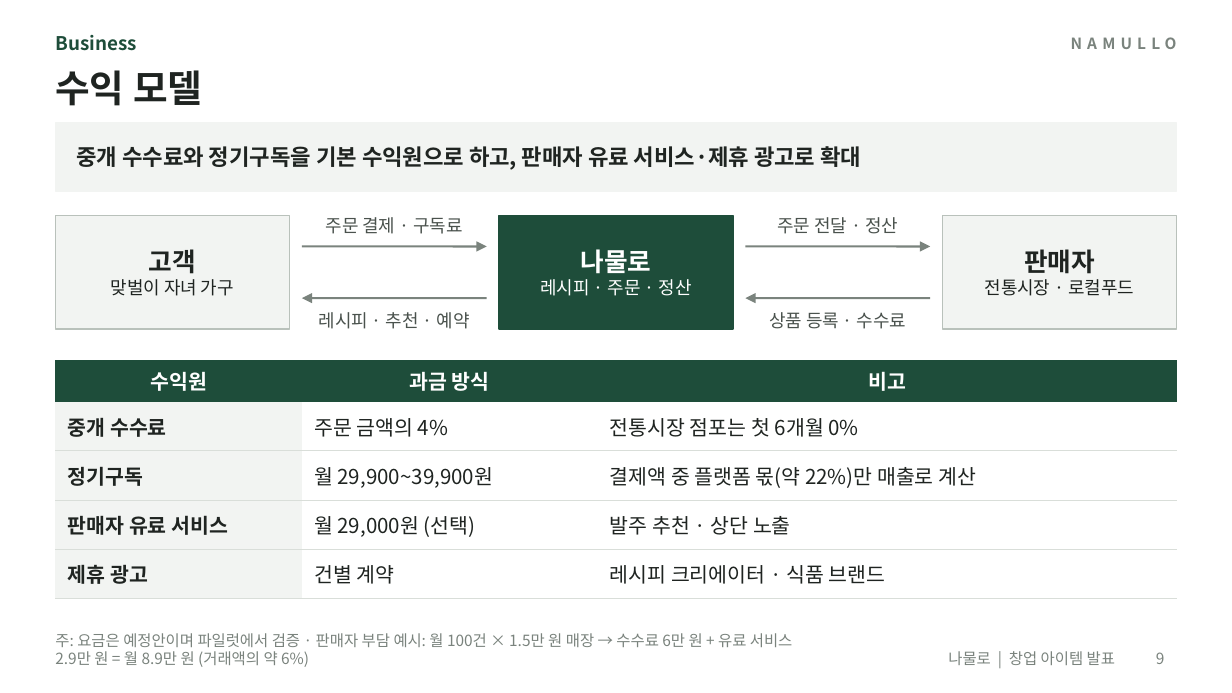
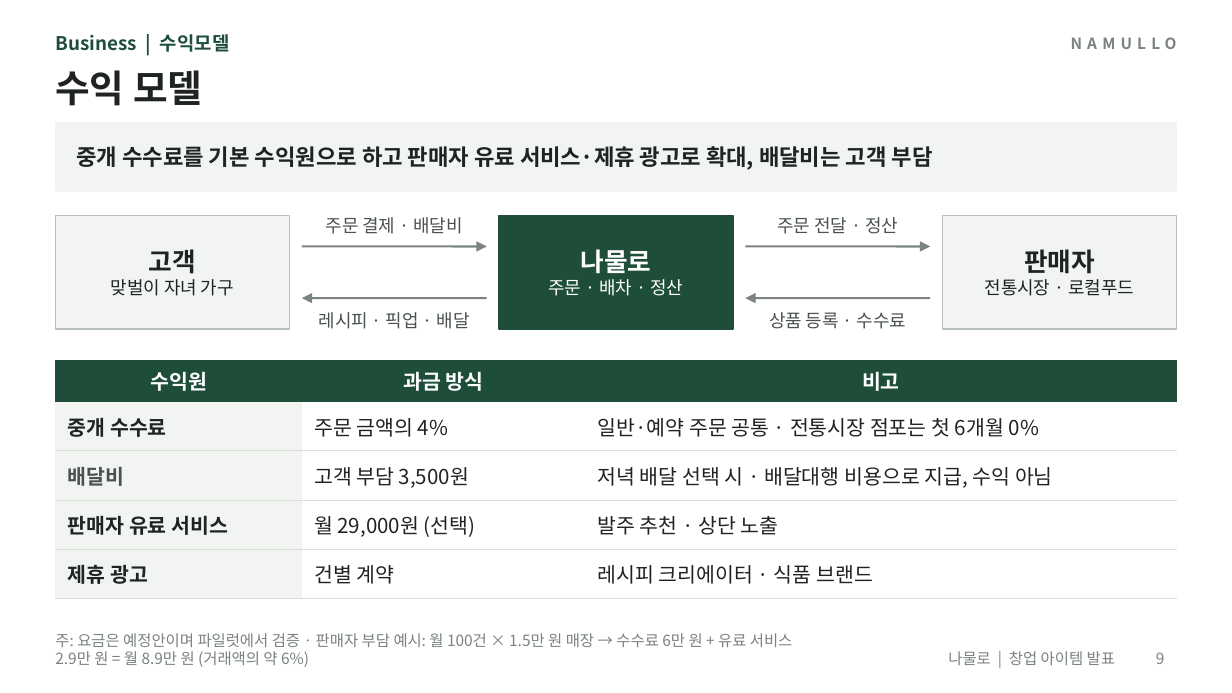
Before and after one commit to yonghoon7153-source/Yonghoon-DEM-DFT, a slide deck: slide 9 of namul-platform/02_발표자료_나물로.pptx. Drawn at 1232x693 pixels with LibreOffice and Linux fonts; fonts in the diff are those of the drawing. Boxes give left, top, right and bottom in pixels: in the first picture for what was removed or moved away, otherwise in the second. Text is boxed around its words. In the diff, an @@ line names an element or a change of style, - is before the commit and + after.

```diff
--- a/namul-platform/02_발표자료_나물로.pptx
+++ b/namul-platform/02_발표자료_나물로.pptx
@@ text at [55, 34, 229, 52]: text changed @@
-Business
+Business | 수익모델
@@ text at [76, 146, 933, 170]: text changed @@
-중개 수수료와 정기구독을 기본 수익원으로 하고, 판매자 유료 서비스·제휴 광고로 확대
+중개 수수료를 기본 수익원으로 하고 판매자 유료 서비스·제휴 광고로 확대, 배달비는 고객 부담
@@ text at [326, 217, 462, 234]: text changed @@
-주문 결제 · 구독료
+주문 결제 · 배달비
@@ text at [549, 279, 683, 296]: text changed @@
-레시피 · 주문 · 정산
+주문 · 배차 · 정산
@@ text at [319, 312, 470, 329]: text changed @@
-레시피 · 추천 · 예약
+레시피 · 픽업 · 배달
@@ table at [55, 360, 1177, 588] @@
-row 2, column 3: 전통시장 점포는 첫 6개월 0%
+row 2, column 3: 일반·예약 주문 공통 · 전통시장 점포는 첫 6개월 0%
-row 3: 정기구독 | 월 29,900~39,900원 | 결제액 중 플랫폼 몫(약 22%)만 매출로 계산
+row 3: 배달비 | 고객 부담 3,500원 | 저녁 배달 선택 시 · 배달대행 비용으로 지급, 수익 아님
```
Also in this commit, not shown: 13 other slides changed, 24 other files.
